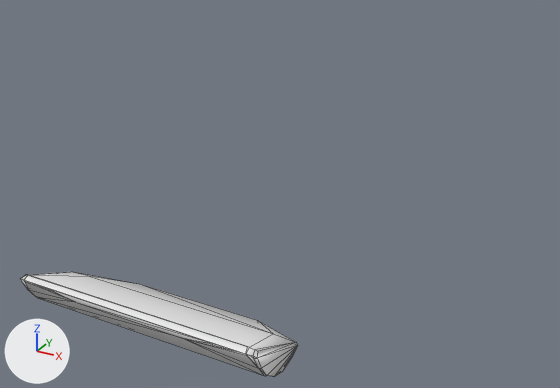
Before and after pictures for a commit that changed the OBJ model Meshes/T30/T30 armor Front_Bottom.obj.
Rendered twice from a 50 mm camera at (123.0, -270.0, 105.0) aimed at (-19.0, -13.0, -24.0). The axes (+X, +Y, +Z) are drawn at lower left. The lights are the same throughout. The older version comes first. Mesh edges are drawn as thin lines. Where no turn or scale is listed for an object, it has been applied to the vertices.

The first picture shows 'Front_Bottom_american\\A14_T30\\normal\\l\\Hull.pri~11~7.2587'.
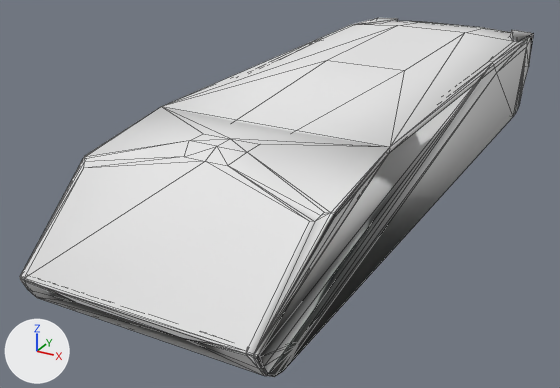
Boxes [x1, y1, x2, y2] around the edits, measured in the pictures (560 x 388 px; the box of a moved part takes in the faces that stretch with it):
'Front_Top_american\\A14_T30\\normal\\l\\Hull.pri~11~7.2607', added
    after: [20, 107, 390, 356]
'Roof_american\\A14_T30\\normal\\l\\Hull.pri~11~7.2584', added
    after: [161, 21, 528, 153]
'Left_american\\A14_T30\\normal\\l\\Hull.pri~11~7.2600', added
    after: [253, 30, 534, 377]
'Right_american\\A14_T30\\normal\\l\\Hull.pri~11~7.2590', added (mostly hidden)
    after: [355, 18, 398, 24]
part 1 of me_front_bottom_american_a14_t30_normal_l_hull_pri_11_7_2587, moved or reshaped
    both: [52, 290, 210, 343]

Patch to the scene script:
```diff
--- a/Meshes/T30/T30 armor Front_Bottom.obj.py
+++ b/Meshes/T30/T30 armor Front_Bottom.obj.py
@@ me_front_bottom_american_a14_t30_normal_l_hull_pri_11_7_2587 @@
 me_front_bottom_american_a14_t30_normal_l_hull_pri_11_7_2587.from_pydata(...)  # 59 vertices, 97 faces; spans x -40.6..40.6, y -133.0..-99.9, z -24.9..-8.2
 # verts and faces of me_front_bottom_american_a14_t30_normal_l_hull_pri_11_7_2587; kept vertices keep their numbers, new ones are numbered from 59
+# me_front_bottom_american_a14_t30_normal_l_hull_pri_11_7_2587 part 1
+delete_faces([(0, 13, 1), (1, 13, 12)])
+faces += [(0, 1, 12), (0, 12, 13)]
+me_front_bottom_american_a14_t30_normal_l_hull_pri_11_7_2587.materials.append(mat_material007)  # white #e7e7e7
@@ ob_roof_american_a14_t30_normal_l_hull_pri_11_7_2584 @@
+ob_roof_american_a14_t30_normal_l_hull_pri_11_7_2584 = bpy.data.objects.new('Roof_american\\A14_T30\\normal\\l\\Hull.pri~11~7.2584', me_roof_american_a14_t30_normal_l_hull_pri_11_7_2584)  # 30 vertices, 40 faces; spans x -44.0..44.0, y -70.0..149.0, z 16.0..24.0; in mat_material007 (white #e7e7e7)
+ob_roof_american_a14_t30_normal_l_hull_pri_11_7_2584.location = (0.0, 0.0, 0.0)
@@ ob_right_american_a14_t30_normal_l_hull_pri_11_7_2590 @@
+ob_right_american_a14_t30_normal_l_hull_pri_11_7_2590 = bpy.data.objects.new('Right_american\\A14_T30\\normal\\l\\Hull.pri~11~7.2590', me_right_american_a14_t30_normal_l_hull_pri_11_7_2590)  # 51 vertices, 79 faces; spans x -43.0..-32.0, y -132.0..152.0, z -23.0..22.0; in mat_material007 (white #e7e7e7)
+ob_right_american_a14_t30_normal_l_hull_pri_11_7_2590.location = (0.0, 0.0, 0.0)
@@ ob_left_american_a14_t30_normal_l_hull_pri_11_7_2600 @@
+ob_left_american_a14_t30_normal_l_hull_pri_11_7_2600 = bpy.data.objects.new('Left_american\\A14_T30\\normal\\l\\Hull.pri~11~7.2600', me_left_american_a14_t30_normal_l_hull_pri_11_7_2600)  # 50 vertices, 76 faces; spans x 32.0..43.0, y -132.0..152.0, z -23.0..22.0; in mat_material007 (white #e7e7e7)
+ob_left_american_a14_t30_normal_l_hull_pri_11_7_2600.location = (0.0, 0.0, 0.0)
@@ ob_front_top_american_a14_t30_normal_l_hull_pri_11_7_2607 @@
+ob_front_top_american_a14_t30_normal_l_hull_pri_11_7_2607 = bpy.data.objects.new('Front_Top_american\\A14_T30\\normal\\l\\Hull.pri~11~7.2607', me_front_top_american_a14_t30_normal_l_hull_pri_11_7_2607)  # 46 vertices, 75 faces; spans x -44.2..44.2, y -133.0..-55.5, z -10.1..24.1; in mat_material007 (white #e7e7e7)
+ob_front_top_american_a14_t30_normal_l_hull_pri_11_7_2607.location = (0.0, 0.0, 0.0)
```
